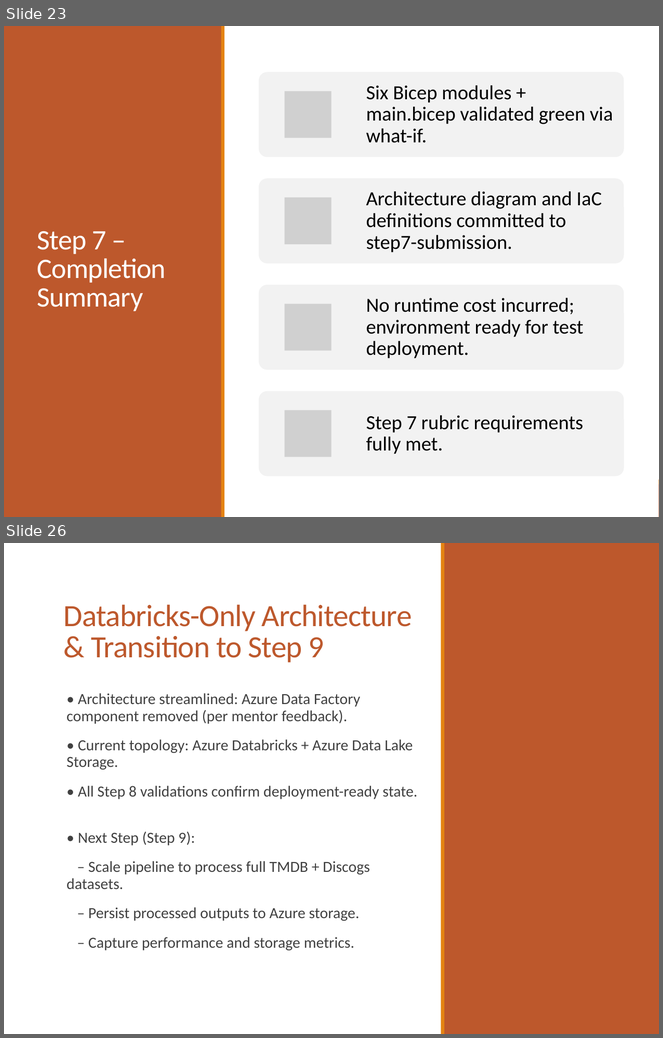
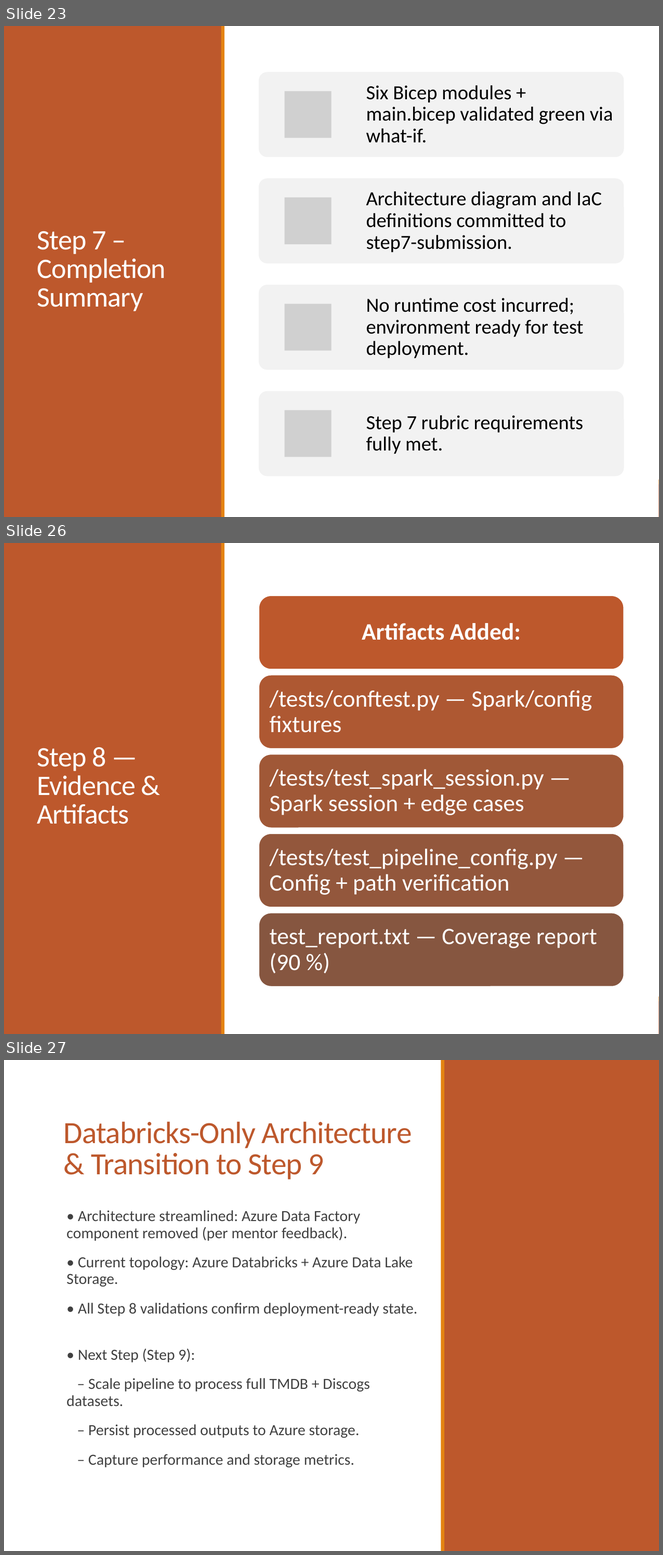
Before and after one commit to mtholahan/unguided-capstone-project, a slide deck: slides/Step_8_Slide_Deck.pptx. Shown one above the other, each under a label of ours: slides 23 and 26 before the commit, slides 23, 26 and 27 after it; the slides between them are not shown. The pictures are 663x1038 and 663x1555 pixels, drawn with LibreOffice and Linux fonts; fonts in the diff are those of the drawing; grey boxes stand for pictures. Boxes give left, top, right and bottom in pixels: in the first picture for what was removed or moved away, otherwise in the second. Text is boxed around its words. In the diff, an @@ line names an element or a change of style, - is before the commit and + after.

```diff
--- a/slides/Step_8_Slide_Deck.pptx
+++ b/slides/Step_8_Slide_Deck.pptx
@@ slide 26 added at <box>4,543,659,1034</box>, background #FFFFFF; not listed: 2 template elements that a slide beside it also shows @@
@@ rectangle added at <box>4,543,659,1034</box>, fill #FFFFFF @@
@@ rectangle added at <box>4,543,221,1034</box>, fill #BD582C @@
@@ rectangle added at <box>221,543,224,1034</box>, fill #E48312 @@
@@ title added at <box>37,747,136,824</box>, 31 pt, text #FFFFFF @@
+Step 8 — Evidence & Artifacts
@@ group added at <box>259,596,624,987</box>: 5 rounded rectangles, 5 texts @@
+Artifacts Added:
+/tests/conftest.py — Spark/config fixtures
+/tests/test_spark_session.py — Spark session + edge cases
+/tests/test_pipeline_config.py — Config + path verification
+test_report.txt — Coverage report (90 %)
@@ what was slide 26 is now slide 27 @@
```
Also in this commit, not shown: 1 slide changed, 1 other slide added, 1 slide removed.
